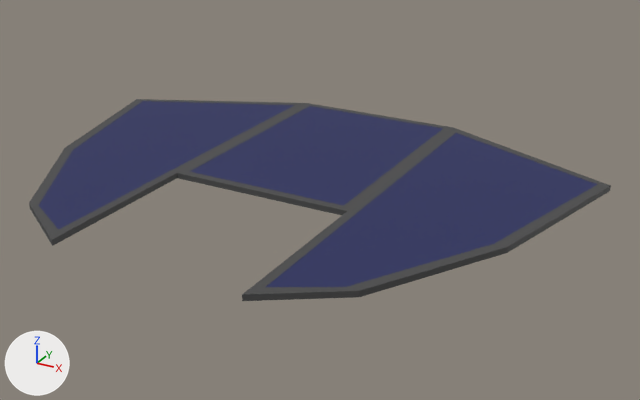
The FBX model DungeonCrawler/Assets/RawAssets/Factory/CruciblePlatform/mdl_cruciblePlatform.fbx, before and after one commit.
One viewpoint serves both versions: a 50 mm camera at (146.0, -234.0, 115.0) aimed at (13.0, 9.0, -7.0). Every picture has the same lights, and +X, +Y and +Z are marked at lower left. Where no turn or scale is listed for an object, it has been applied to the vertices.

In view in the first picture: 'mesh_cruciblePlatform'.
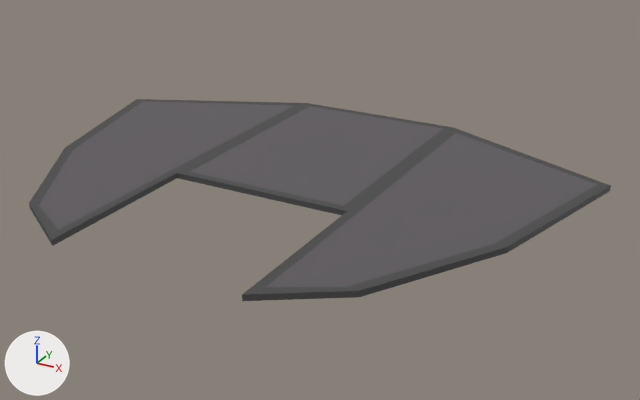
The newer file is also rescaled (x1.45) as a whole; pictures and numbers use the older file's frame.

What differs and where, as boxes (x1, y1, x2, y2) in the pictures (640 x 400 px):
'mesh_cruciblePlatform', recoloured (blue to grey): (36, 99, 599, 290) in both

The change, as a list of edits to the scene's bpy script:
```text
Change mat_mat_grid:
    mat_mat_grid.base_color: (0.0182, 0.0236, 0.112) -> (0.112, 0.101, 0.112)  # dark blue #252a5e -> dark grey #5e595e
```
